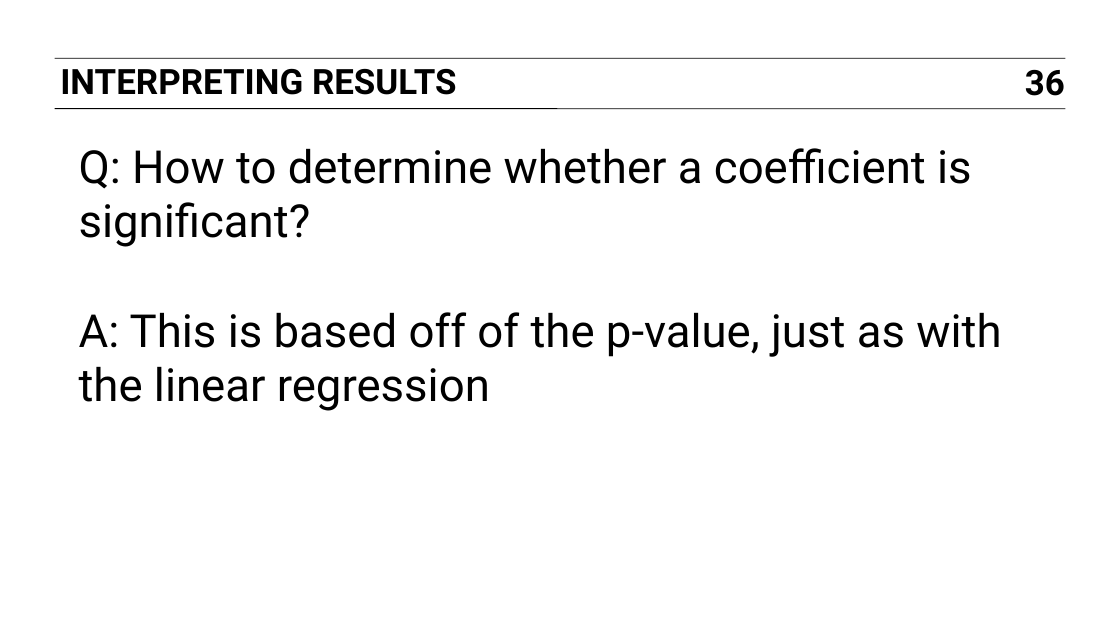
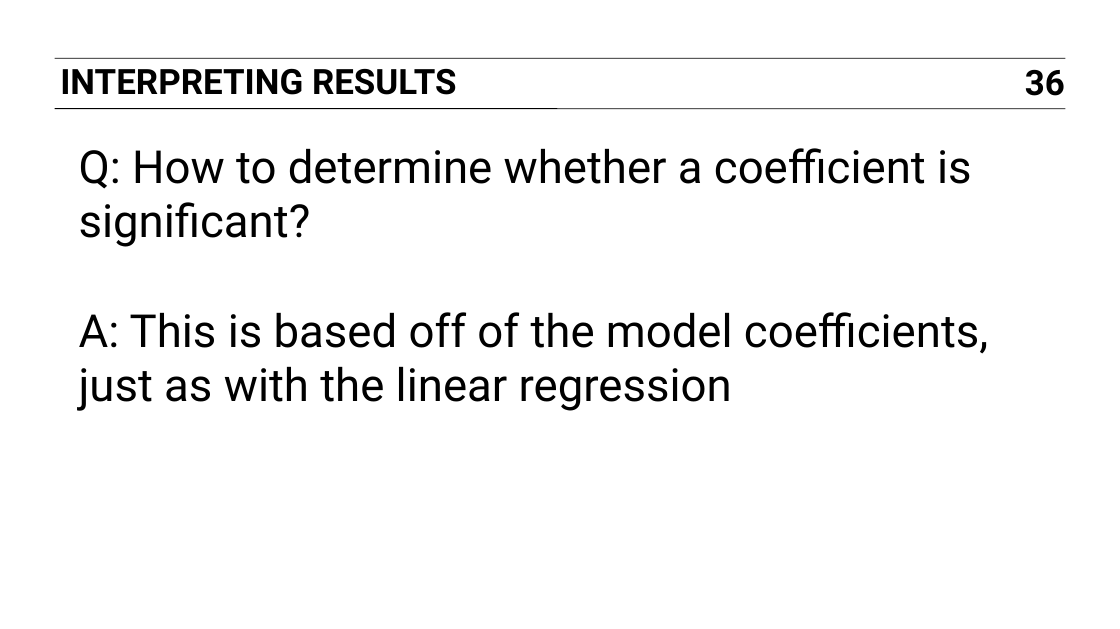
Before and after one commit to sinanuozdemir/sfdat26, a slide deck: slide 36 of slides/06_logistic_regression.pptx. Drawn at 1120x629 pixels with LibreOffice and Linux fonts; fonts in the diff are those of the drawing. Boxes give left, top, right and bottom in pixels: in the first picture for what was removed or moved away, otherwise in the second. Text is boxed around its words. In the diff, an @@ line names an element or a change of style, - is before the commit and + after.

```diff
--- a/slides/06_logistic_regression.pptx
+++ b/slides/06_logistic_regression.pptx
@@ text at [79, 312, 988, 411]: text changed @@
-A: This is based off of the p-value, just as with the linear regression
+A: This is based off of the model coefficients, just as with the linear regression
```
Also in this commit, not shown: 2 other files.
